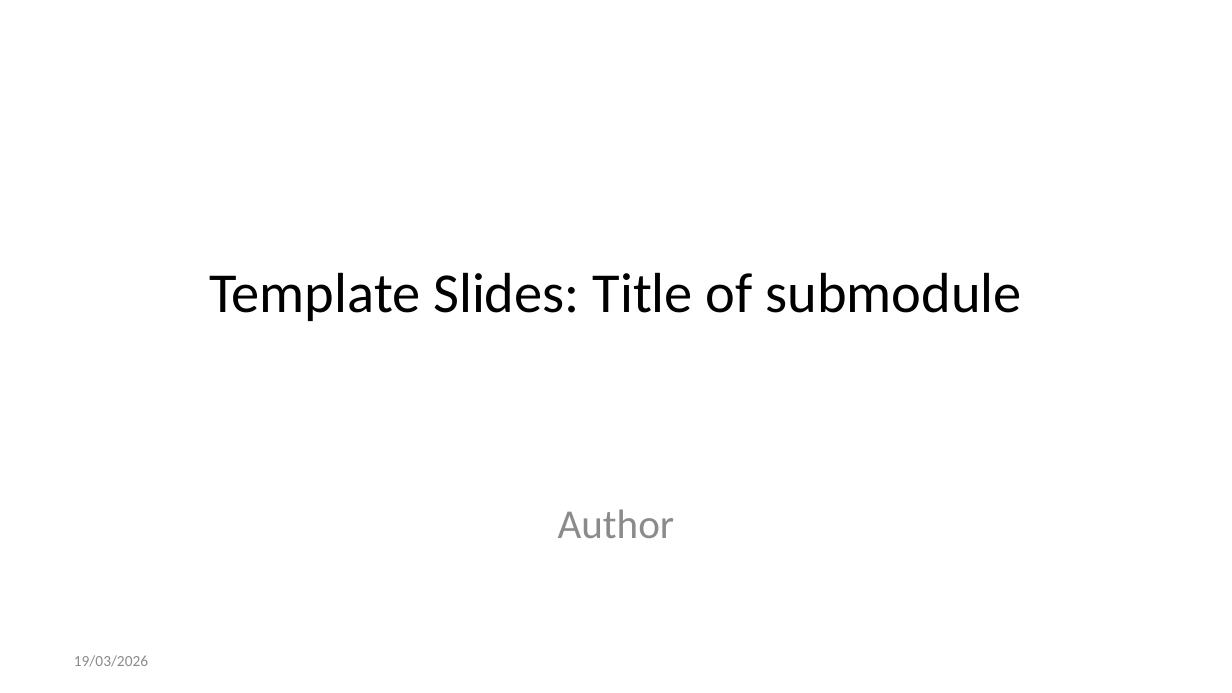
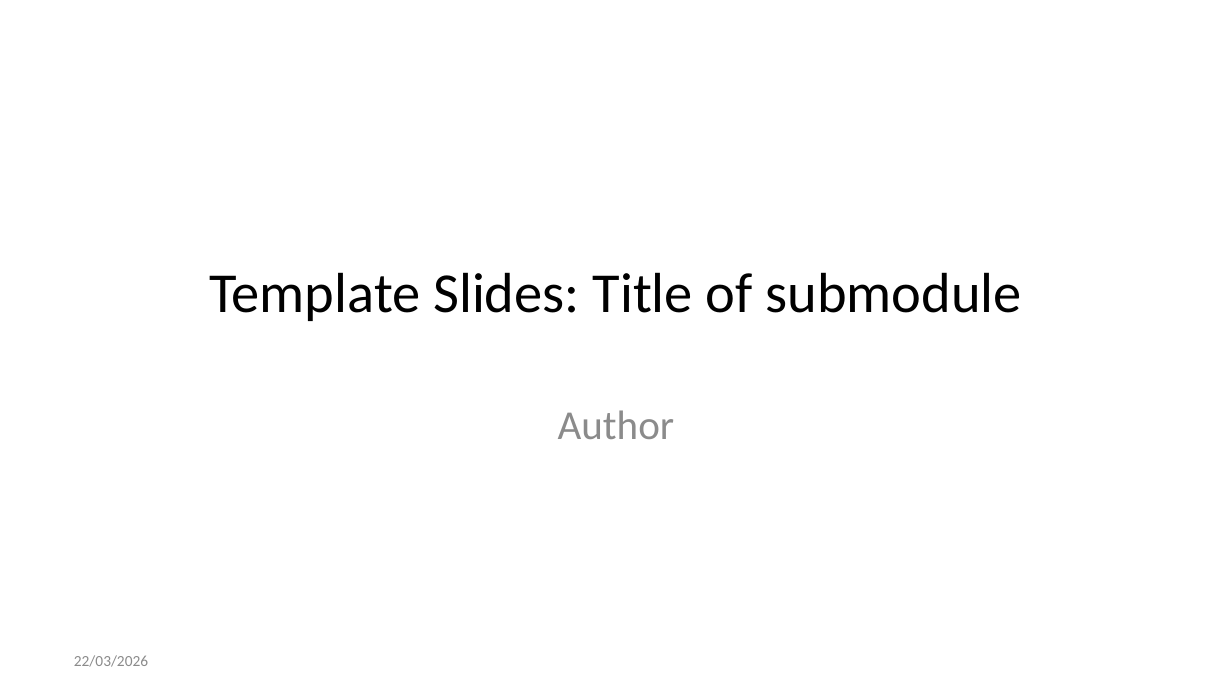
Before and after one commit to lmu-osc/train-the-trainer-student-track-OS, a slide deck: slide 1 of materials/OS-M2/OS-M2-S5-preregistration-slides.pptx. Drawn at 1232x693 pixels with LibreOffice and Linux fonts; fonts in the diff are those of the drawing. Boxes give left, top, right and bottom in pixels: in the first picture for what was removed or moved away, otherwise in the second. Text is boxed around its words. In the diff, an @@ line names an element or a change of style, - is before the commit and + after.

```diff
--- a/materials/OS-M2/OS-M2-S5-preregistration-slides.pptx
+++ b/materials/OS-M2/OS-M2-S5-preregistration-slides.pptx
@@ subtitle "Author": place and size @@
-subtitle "Author" at (558,509,675,538)
+subtitle "Author" at (558,410,675,439)
@@ text at (74,655,148,667): text changed @@
-19/03/2026
+22/03/2026
```
Also in this commit, not shown: 44 other files.
